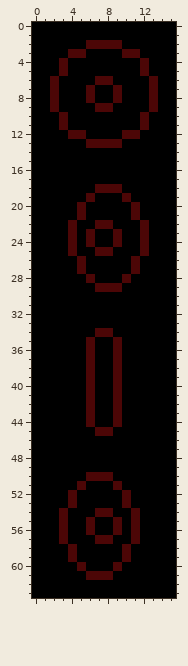
Pixel-art sprite: assets/images/Coin/CoinSilhouette.png. This is how it looked before the edit.
The file is 16x64 pixels.
Now the later version:
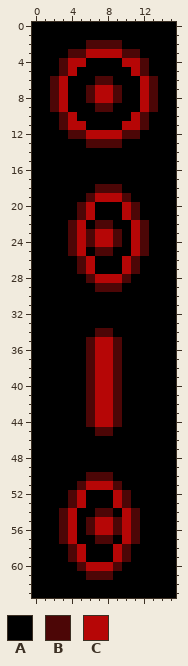
Palette (. is transparent): A #000000  B #4c0606  C #b60606
The author wrote: Replaced CoinSilhouette graphic
From old to new:
y 3: x 6..9 AAAA -> CCCC
y 4: x 4..5 AA -> CC; x 10..11 AA -> CC
y 5: x 4 A -> C; x 11 A -> C
y 6: x 3 A -> C; x 12 A -> C
y 7..8: x 3 A -> C; x 7..8 AA -> CC; x 12 A -> C
y 9: x 3 A -> C; x 12 A -> C
y 10: x 4 A -> C; x 11 A -> C
y 11: x 4..5 AA -> CC; x 10..11 AA -> CC
y 12: x 6..9 AAAA -> CCCC
y 19: x 7..9 AAA -> CCC
y 20..21: x 6 A -> C; x 10 A -> C
y 22: x 5 A -> C; x 11 A -> C
y 23..24: x 5 A -> C; x 7..8 AA -> CC; x 11 A -> C
y 25: x 5 A -> C; x 11 A -> C
y 26..27: x 6 A -> C; x 10 A -> C
y 28: x 7..9 AAA -> CCC
y 35..44: x 7..8 AA -> CC
y 51: x 6..8 AAA -> CCC
y 52..53: x 5 A -> C; x 9 A -> C
y 54: x 4 A -> C; x 10 A -> C
y 55..56: x 4 A -> C; x 7..8 AA -> CC; x 10 A -> C
y 57: x 4 A -> C; x 10 A -> C
y 58..59: x 5 A -> C; x 9 A -> C
y 60: x 6..8 AAA -> CCC
Where, in picture pixels (left, top, right, bottom), the same in both pictures:
changed: (59, 49, 149, 139)
changed: (77, 193, 140, 283)
changed: (95, 337, 113, 427)
changed: (68, 481, 131, 571)
